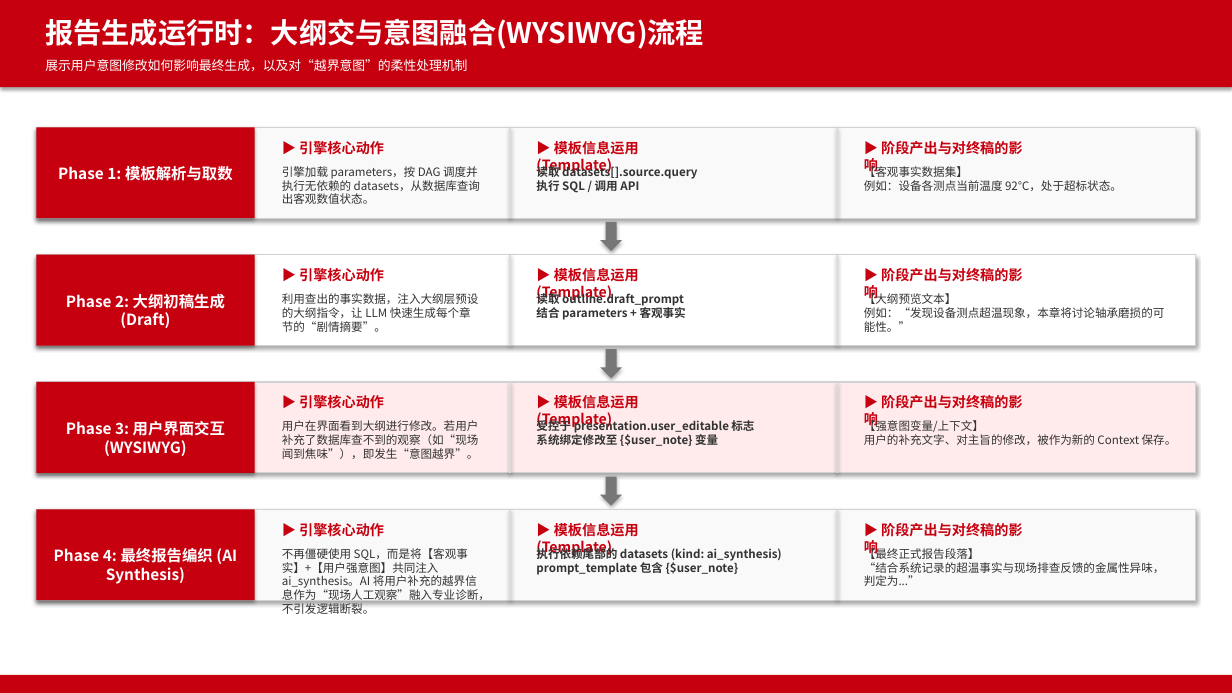
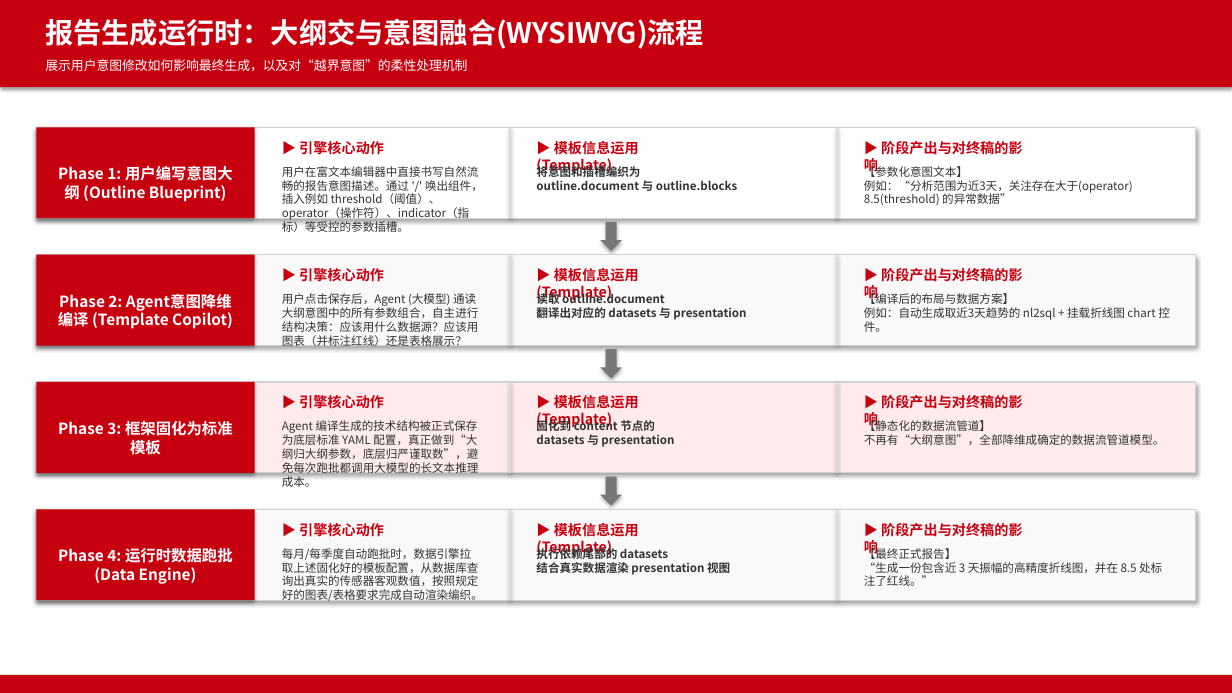
Before and after one commit to shel447/report-template-design, a slide deck: slide 1 of output/outline_workflow.pptx. Drawn at 1232x693 pixels with LibreOffice and Linux fonts; fonts in the diff are those of the drawing. Boxes give left, top, right and bottom in pixels: in the first picture for what was removed or moved away, otherwise in the second. Text is boxed around its words. In the diff, an @@ line names an element or a change of style, - is before the commit and + after.

Commit message:
feat: sync report structure and outline workflow PPTs to the new Blueprint Compiler architecture

```diff
--- a/output/outline_workflow.pptx
+++ b/output/outline_workflow.pptx
@@ rectangle at bbox=[36, 128, 1196, 218]: fill #F9F9F9 to #FFFFFF @@
@@ text at bbox=[58, 166, 233, 203]: text changed @@
-Phase 1: 模板解析与取数
+Phase 1: 用户编写意图大纲 (Outline Blueprint)
@@ text at bbox=[282, 166, 483, 235]: text changed @@
-引擎加载 parameters，按 DAG 调度并执行无依赖的 datasets，从数据库查询出客观数值状态。
+用户在富文本编辑器中直接书写自然流畅的报告意图描述。通过 '/' 唤出组件，插入例如 threshold（阈值）、operator（操作符）、indicator（指标）等受控的参数插槽。
@@ text at bbox=[536, 164, 738, 191]: text changed @@
-读取 datasets[].source.query
-执行 SQL / 调用 API
+将意图和插槽编织为
+outline.document 与 outline.blocks
@@ text at bbox=[864, 164, 1133, 205]: text changed @@
-【客观事实数据集】
-例如：设备各测点当前温度 92℃，处于超标状态。
+【参数化意图文本】
+例如：“分析范围为近3天，关注存在大于(operator) 8.5(threshold) 的异常数据”
@@ rectangle at bbox=[36, 255, 1196, 346]: fill #FFFFFF to #F9F9F9 @@
@@ text at bbox=[59, 294, 233, 329]: text changed @@
-Phase 2: 大纲初稿生成 (Draft)
+Phase 2: Agent意图降维编译 (Template Copilot)
@@ text at bbox=[282, 293, 479, 346]: text changed @@
-利用查出的事实数据，注入大纲层预设的大纲指令，让 LLM 快速生成每个章节的“剧情摘要”。
+用户点击保存后，Agent (大模型) 通读大纲意图中的所有参数组合，自主进行结构决策：应该用什么数据源？应该用图表（并标注红线）还是表格展示？
@@ text at bbox=[536, 291, 746, 320]: text changed @@
-读取 outline.draft_prompt
-结合 parameters + 客观事实
+读取 outline.document
+翻译出对应的 datasets 与 presentation
@@ text at bbox=[864, 291, 1170, 332]: text changed @@
-【大纲预览文本】
-例如：“发现设备测点超温现象，本章将讨论轴承磨损的可能性。”
+【编译后的布局与数据方案】
+例如：自动生成取近3天趋势的 nl2sql + 挂载折线图 chart 控件。
@@ text at bbox=[536, 418, 674, 447]: text changed @@
-受控于 presentation.user_editable 标志
-系统绑定修改至 {$user_note} 变量
+固化到 content 节点的
+datasets 与 presentation
@@ text at bbox=[864, 418, 1165, 445]: text changed @@
-【强意图变量/上下文】
-用户的补充文字、对主旨的修改，被作为新的 Context 保存。
+【静态化的数据流管道】
+不再有“大纲意图”，全部降维成确定的数据流管道模型。
@@ text at bbox=[58, 421, 233, 457]: text changed @@
-Phase 3: 用户界面交互 (WYSIWYG)
+Phase 3: 框架固化为标准模板
@@ text at bbox=[282, 420, 479, 473]: text changed @@
-用户在界面看到大纲进行修改。若用户补充了数据库查不到的观察（如“现场闻到焦味”），即发生“意图越界”。
+Agent 编译生成的技术结构被正式保存为底层标准 YAML 配置，真正做到“大纲归大纲参数，底层归严谨取数”，避免每次跑批都调用大模型的长文本推理成本。
@@ text at bbox=[58, 548, 233, 584]: text changed @@
-Phase 4: 最终报告编织 (AI Synthesis)
+Phase 4: 运行时数据跑批 (Data Engine)
@@ text at bbox=[282, 548, 483, 602]: text changed @@
-不再僵硬使用 SQL，而是将【客观事实】+【用户强意图】共同注入 ai_synthesis。AI 将用户补充的越界信息作为“现场人工观察”融入专业诊断，不引发逻辑断裂。
+每月/每季度自动跑批时，数据引擎拉取上述固化好的模板配置，从数据库查询出真实的传感器客观数值，按照规定好的图表/表格要求完成自动渲染编织。
@@ text at bbox=[536, 546, 730, 576]: text changed @@
-执行依赖尾部的 datasets (kind: ai_synthesis)
-prompt_template 包含 {$user_note}
+执行依赖尾部的 datasets
+结合真实数据渲染 presentation 视图
@@ text at bbox=[864, 546, 1162, 586]: text changed @@
-【最终正式报告段落】
-“结合系统记录的超温事实与现场排查反馈的金属性异味，判定为...”
+【最终正式报告】
+“生成一份包含近 3 天振幅的高精度折线图，并在 8.5 处标注了红线。”
```
Also in this commit, not shown: 3 other files.
